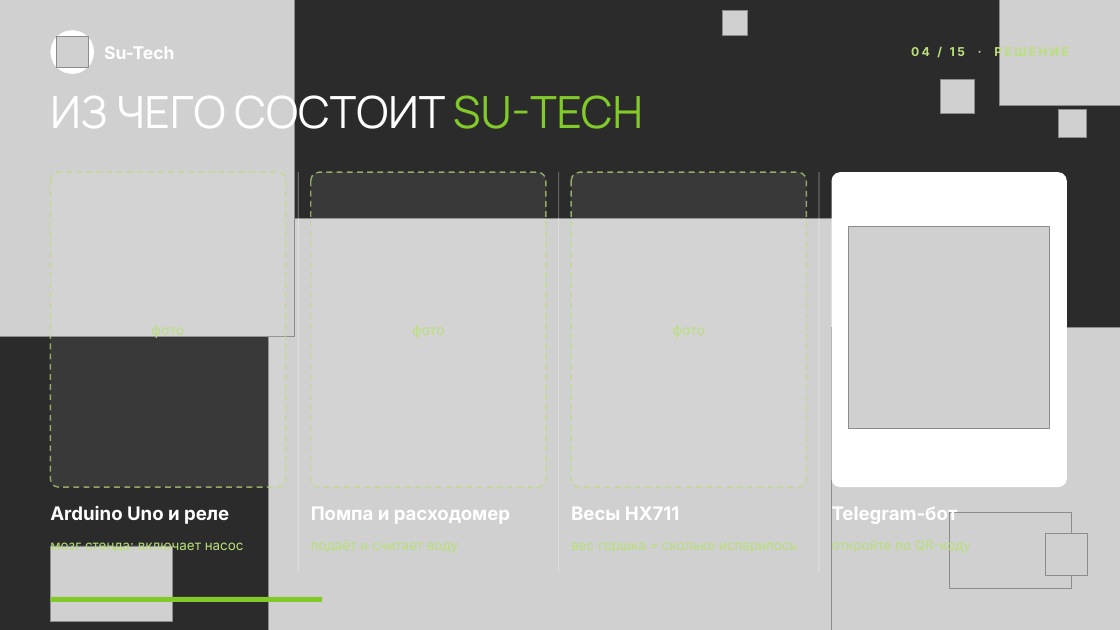
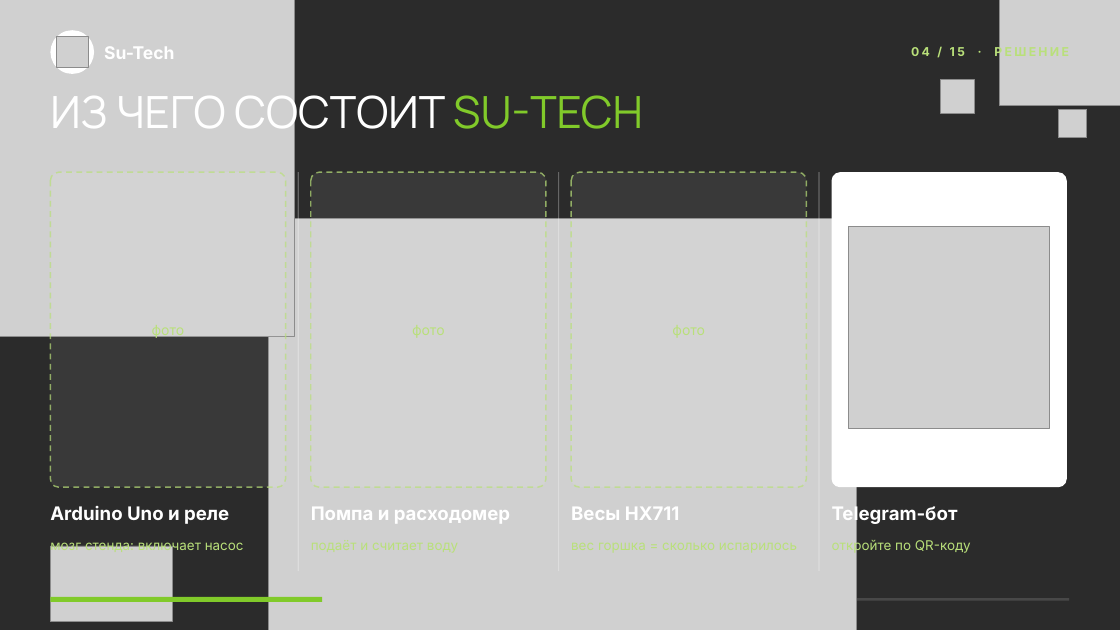
Before and after one commit to osmanri/sutech-core, a slide deck: slide 4 of docs/pitch/files/Su-Tech.pptx. Drawn at 1120x630 pixels with LibreOffice and Linux fonts; fonts in the diff are those of the drawing; grey boxes stand for pictures; background and template pictures are left out; a plain dark background stands for a picture behind light text. Boxes give left, top, right and bottom in pixels: in the first picture for what was removed or moved away, otherwise in the second. Text is boxed around its words. In the diff, an @@ line names an element or a change of style, - is before the commit and + after.

```diff
--- a/docs/pitch/files/Su-Tech.pptx
+++ b/docs/pitch/files/Su-Tech.pptx
@@ picture removed at (x1=723, y1=10, x2=748, y2=35) @@
@@ picture removed at (x1=832, y1=328, x2=1120, y2=630) @@
@@ picture removed at (x1=949, y1=513, x2=1071, y2=588) @@
@@ picture removed at (x1=1046, y1=534, x2=1088, y2=576) @@
```
Also in this commit, not shown: 16 other slides changed, 2 other files.
